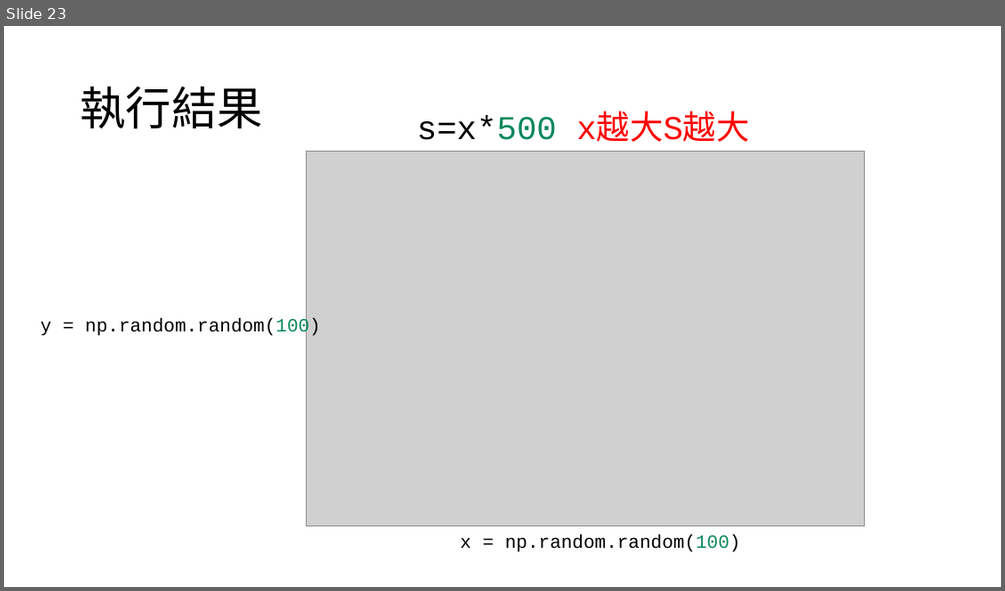
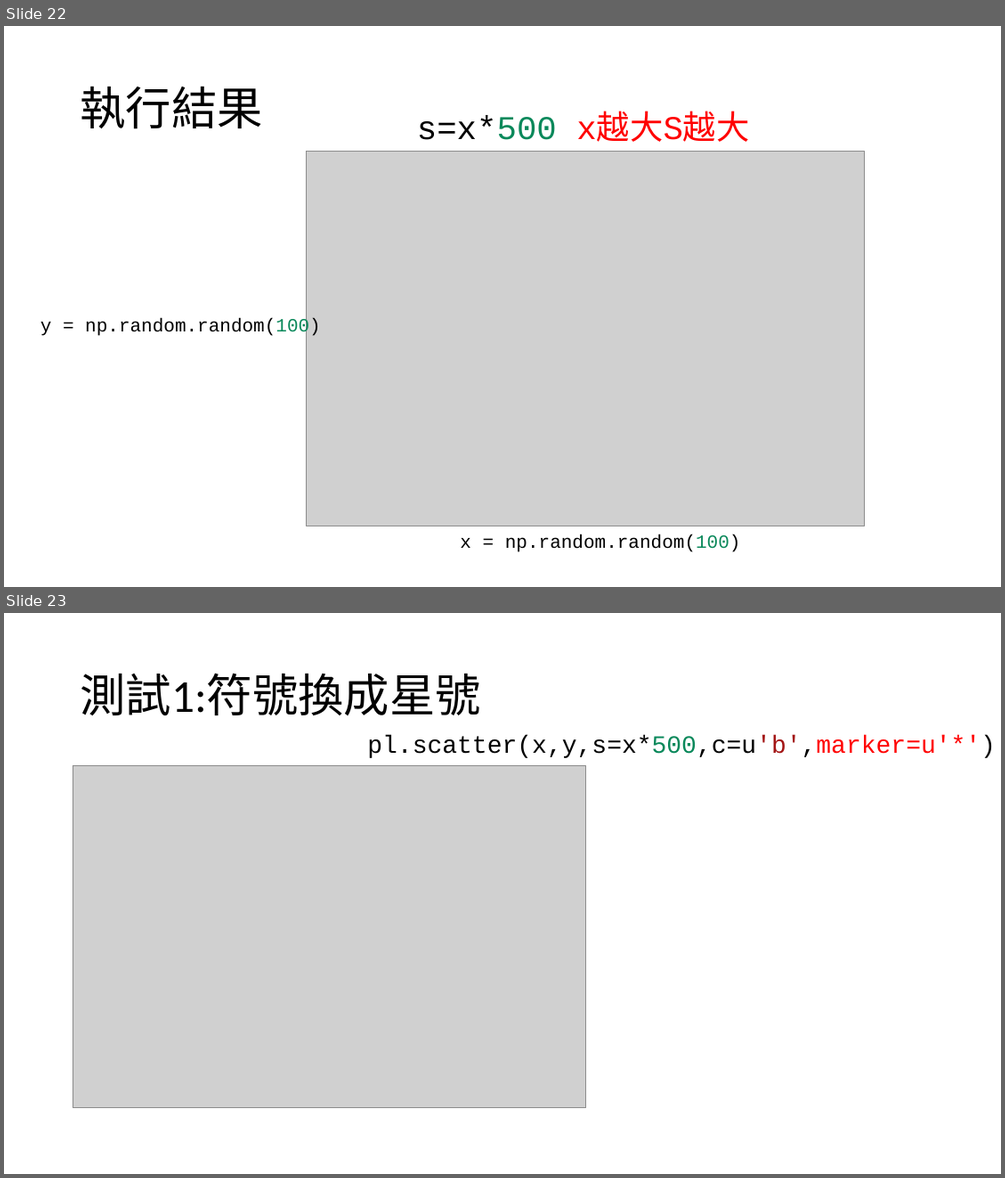
Before and after one commit to jon890613/Matplotlib, a slide deck: 簡報2.pptx. Shown one above the other, each under a label of ours: slide 23 before the commit, slides 22 and 23 after it. The pictures are 1005x591 and 1005x1178 pixels, drawn with LibreOffice and Linux fonts; fonts in the diff are those of the drawing; grey boxes stand for pictures. Boxes give left, top, right and bottom in pixels: in the first picture for what was removed or moved away, otherwise in the second. Text is boxed around its words. In the diff, an @@ line names an element or a change of style, - is before the commit and + after.

```diff
--- a/簡報2.pptx
+++ b/簡報2.pptx
@@ slide 23 added at bbox=[4, 613, 1001, 1174], background #FFFFFF @@
@@ title added at bbox=[80, 673, 480, 715], 44 pt, text #000000 @@
+測試1:符號換成星號
@@ text added at bbox=[367, 735, 995, 758], 24 pt, text #000000 @@
+pl.scatter(x,y,s=x*500,c=u'b',marker=u'*')
@@ picture added at bbox=[73, 765, 587, 1108] @@
@@ what was slide 23 is now slide 22 @@
```
Also in this commit, not shown: 1 slide changed, 1 other slide added, 1 slide removed.
